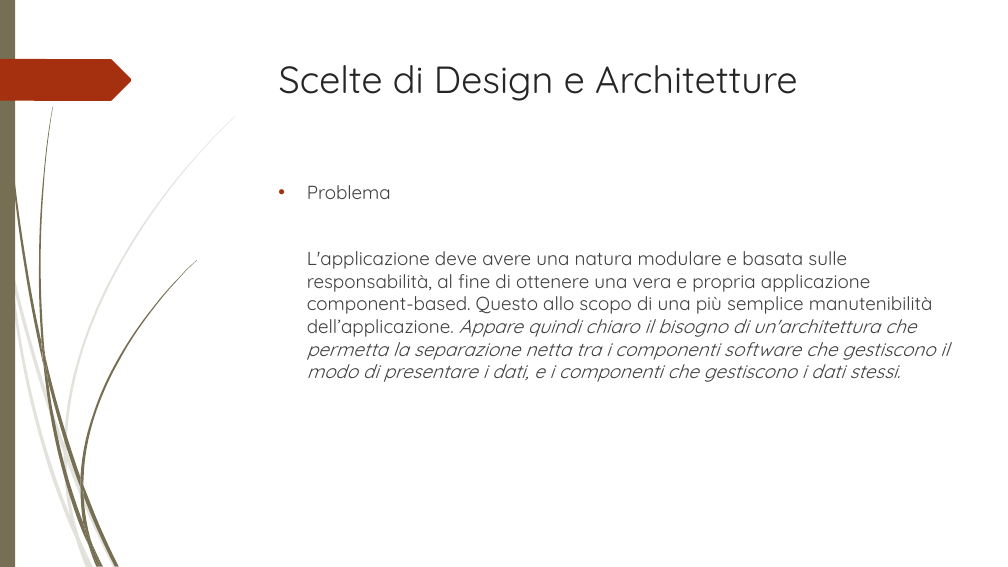
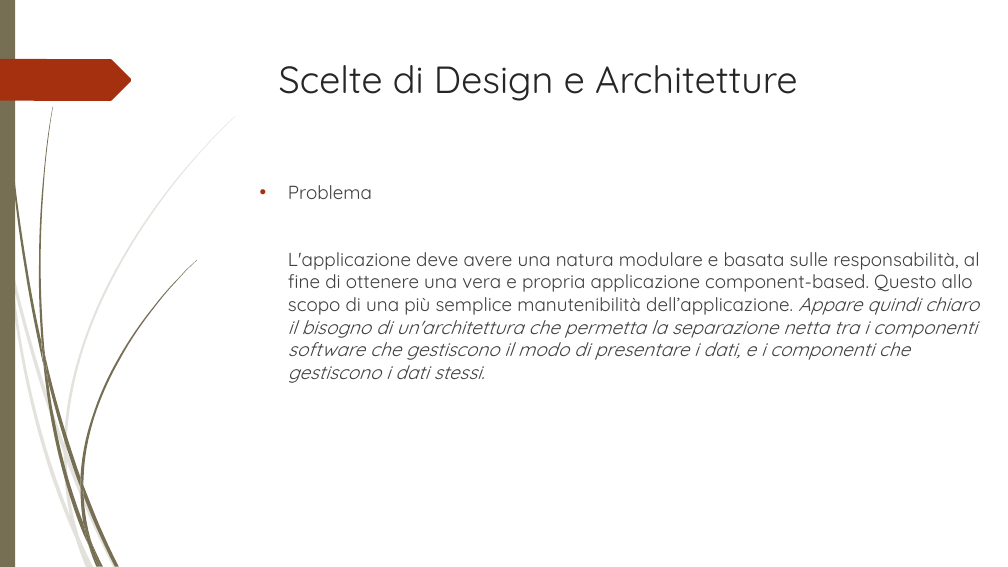
Before and after one commit to JimMinor/EventManager, a slide deck: slide 3 of Progetto/Presentazione/Event Manager.ppt. Drawn at 1008x567 pixels with LibreOffice and Linux fonts; fonts in the diff are those of the drawing; background and template pictures are left out. Boxes give left, top, right and bottom in pixels: in the first picture for what was removed or moved away, otherwise in the second. Text is boxed around its words. In the diff, an @@ line names an element or a change of style, - is before the commit and + after.

```diff
--- a/Progetto/Presentazione/Event Manager.ppt
+++ b/Progetto/Presentazione/Event Manager.ppt
@@ text "Problema" rewrapped from [307, 185, 948, 382] to [288, 185, 980, 383] @@
```
Also in this commit, not shown: 1 other slide changed.
